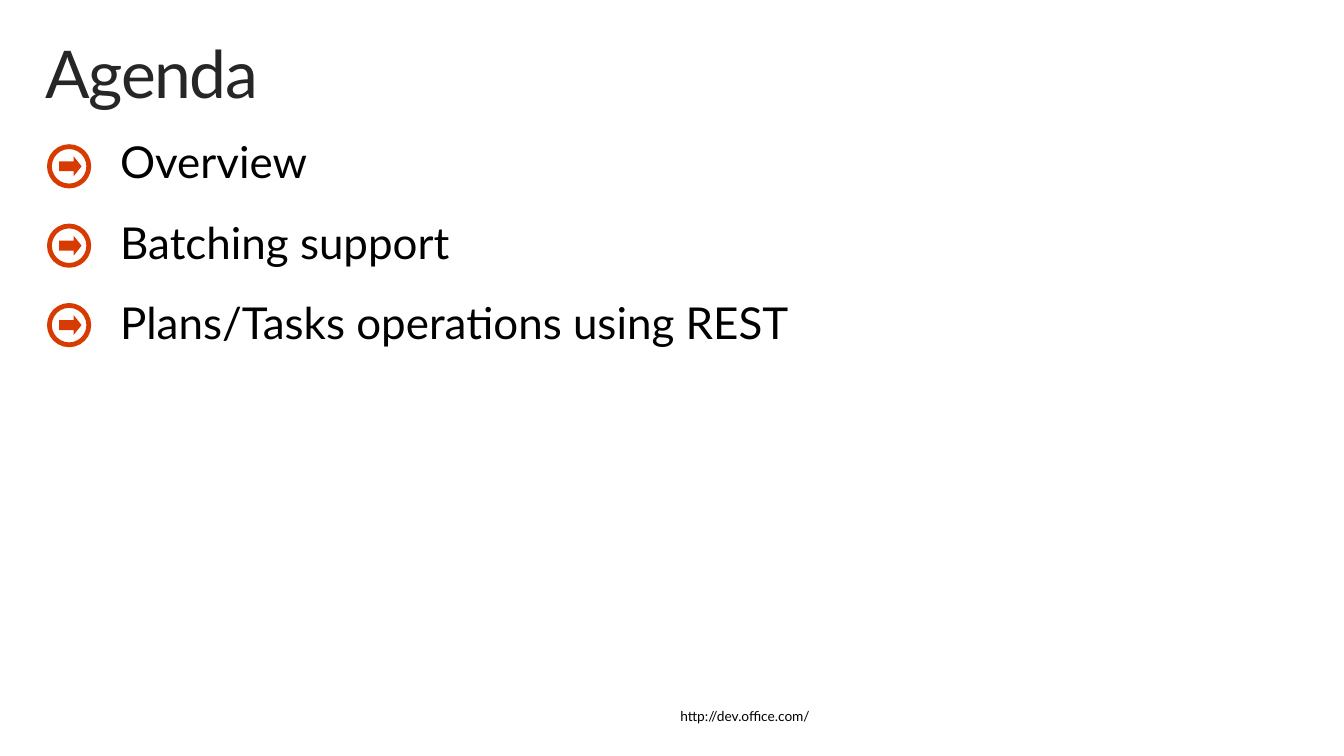
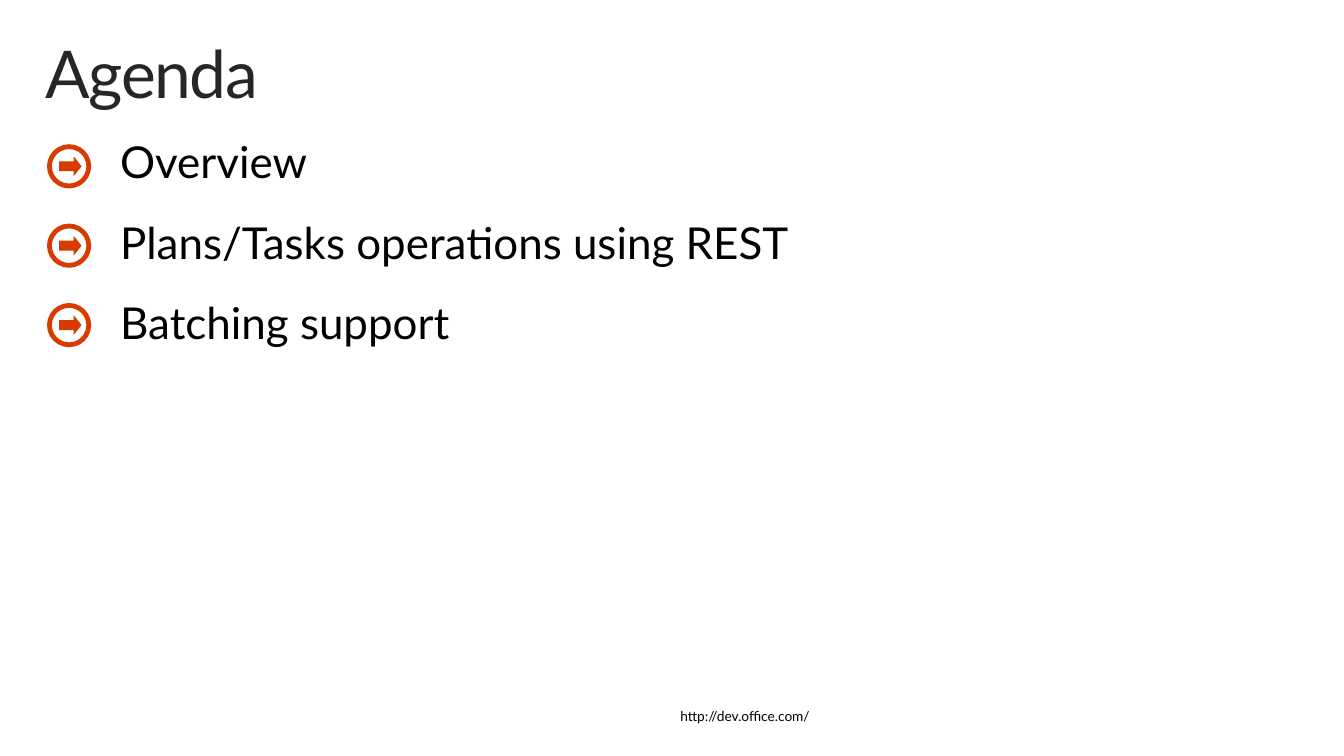
Before and after one commit to fabbbiob/TrainingContent, a slide deck: slide 3 of O3653/O3653-15 Microsoft Graph for Planner and Tasks/O3653-15 Deep Dive into Office 365 APIs for Plan and Task.pptx. Drawn at 1344x756 pixels with LibreOffice and Linux fonts; fonts in the diff are those of the drawing; background and template pictures are left out. Boxes give left, top, right and bottom in pixels: in the first picture for what was removed or moved away, otherwise in the second. Text is boxed around its words. In the diff, an @@ line names an element or a change of style, - is before the commit and + after.

Commit message:
O3653-15 Microsoft Graph for Planner and Tasks: Moved REST operations section before batching section in slide deck.

```diff
--- a/O3653/O3653-15 Microsoft Graph for Planner and Tasks/O3653-15 Deep Dive into Office 365 APIs for Plan and Task.pptx
+++ b/O3653/O3653-15 Microsoft Graph for Planner and Tasks/O3653-15 Deep Dive into Office 365 APIs for Plan and Task.pptx
@@ text at <box>120,226,789,267</box>: paragraph added @@
+Plans/Tasks operations using REST
@@ text at <box>120,306,789,347</box>: paragraph removed @@
-Plans/Tasks operations using REST
```
Also in this commit, not shown: 8 other slides changed.
